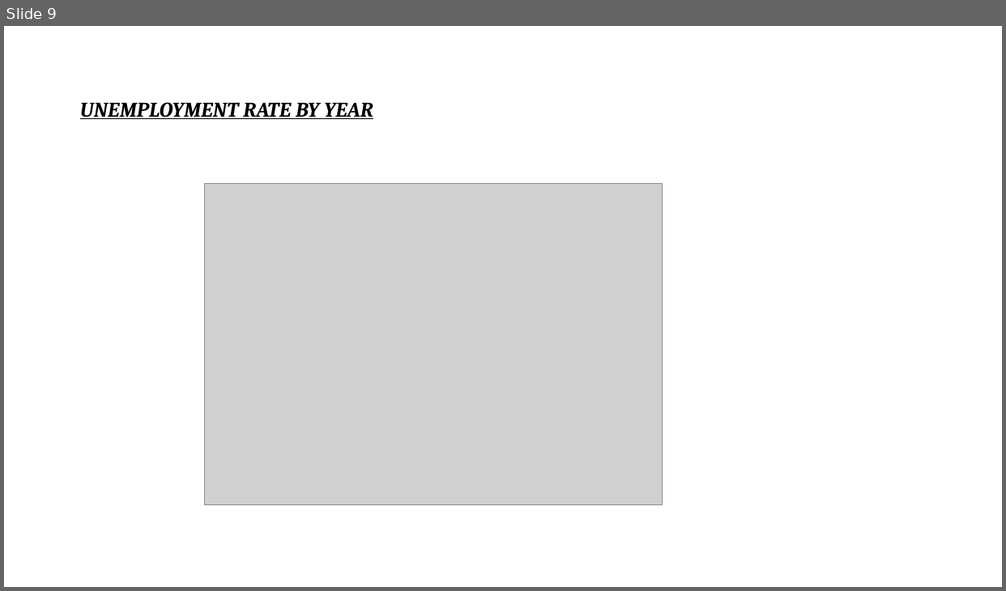
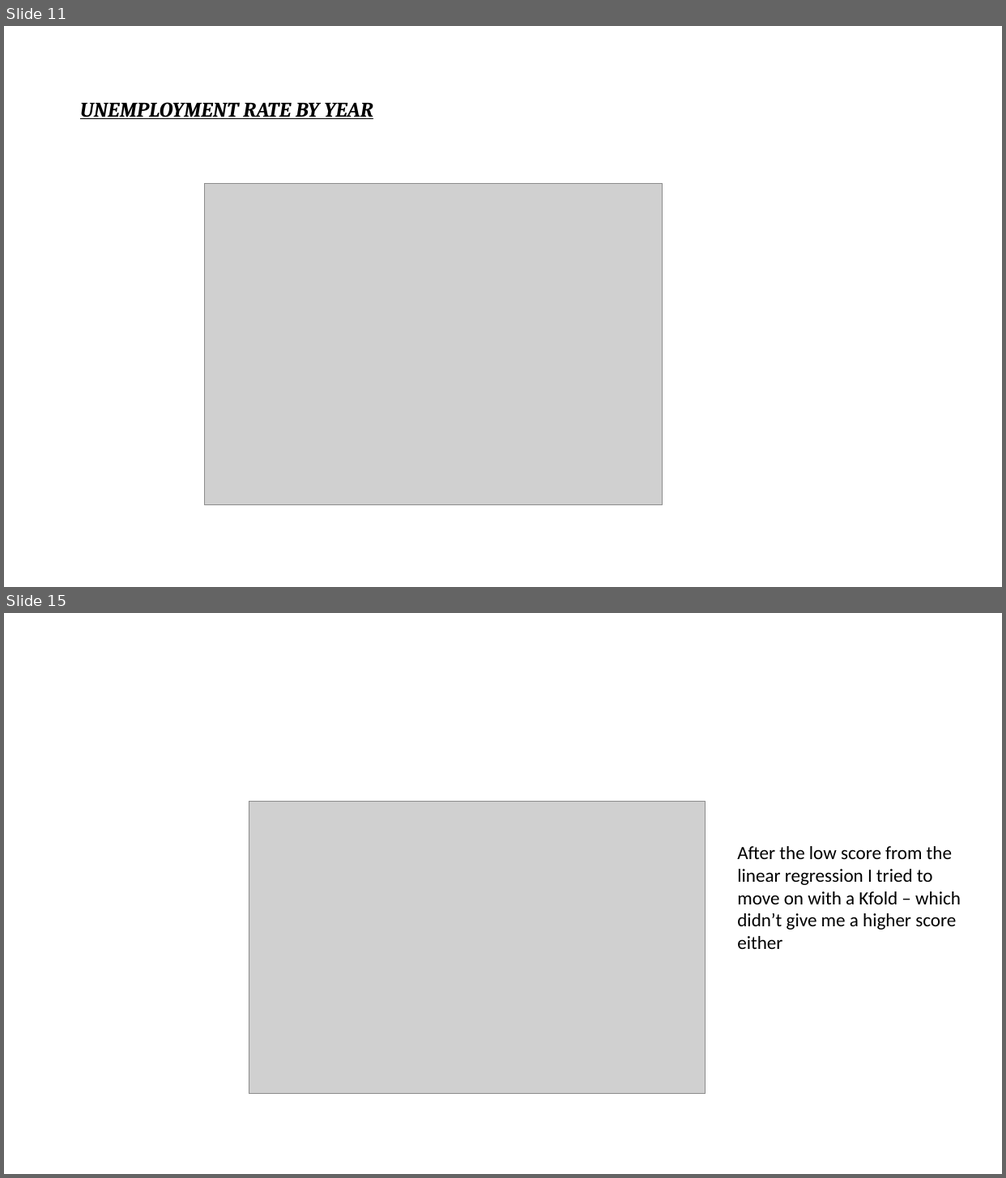
Before and after one commit to Yhuelcher/Crime-Project, a slide deck: Crime Prediction Project.pptx. Shown one above the other, each under a label of ours: slide 9 before the commit, slides 11 and 15 after it; the slides between them are not shown. The pictures are 1006x591 and 1006x1178 pixels, drawn with LibreOffice and Linux fonts; fonts in the diff are those of the drawing; grey boxes stand for pictures. Boxes give left, top, right and bottom in pixels: in the first picture for what was removed or moved away, otherwise in the second. Text is boxed around its words. In the diff, an @@ line names an element or a change of style, - is before the commit and + after.

```diff
--- a/Crime Prediction Project.pptx
+++ b/Crime Prediction Project.pptx
@@ slide 15 added at [4, 613, 1002, 1174], background #FFFFFF @@
@@ picture added at [249, 801, 705, 1093] @@
@@ text added at [737, 846, 961, 949], 18 pt, text #000000 @@
+After the low score from the linear regression I tried to move on with a Kfold – which didn’t give me a higher score either
@@ what was slide 9 is now slide 11 @@
```
Also in this commit, not shown: 6 slides changed, 5 other slides added, 1 slide removed, 1 other file.
